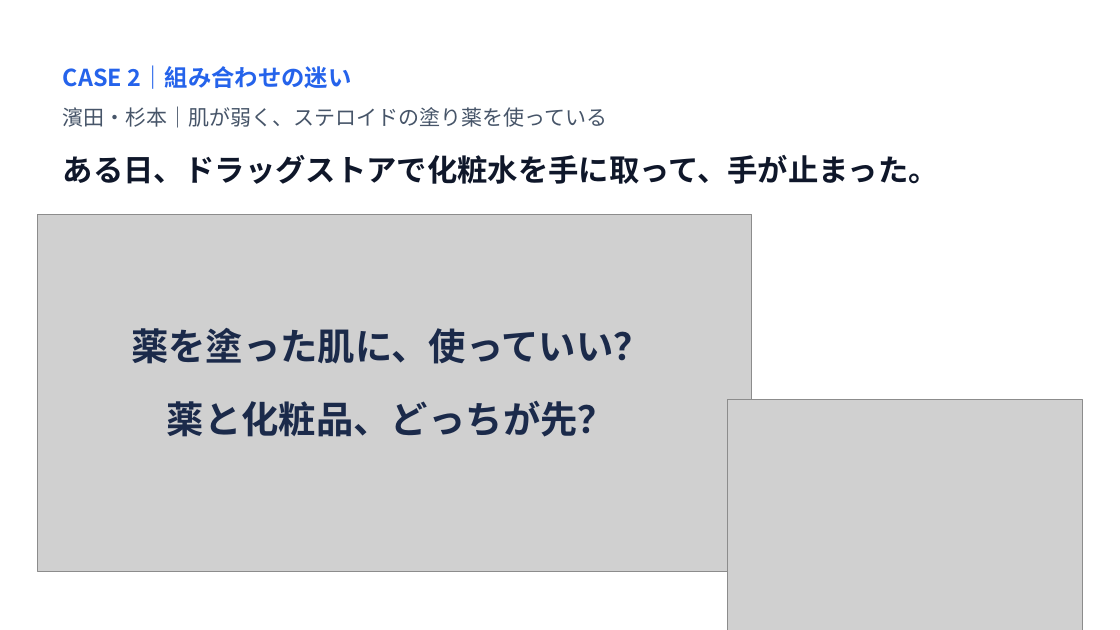
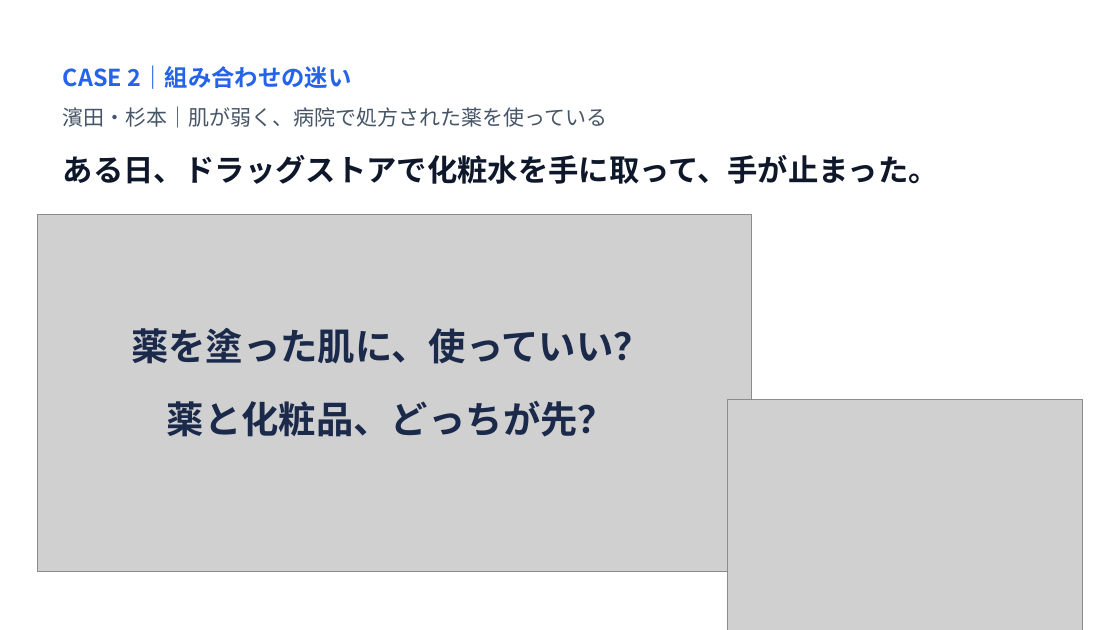
Before and after one commit to John-Frusciante/overlai, a slide deck: slide 3 of docs/ピッチ/Overlai_本選ピッチ.pptx. Drawn at 1120x630 pixels with LibreOffice and Linux fonts; fonts in the diff are those of the drawing; grey boxes stand for pictures. Boxes give left, top, right and bottom in pixels: in the first picture for what was removed or moved away, otherwise in the second. Text is boxed around its words. In the diff, an @@ line names an element or a change of style, - is before the commit and + after.

```diff
--- a/docs/ピッチ/Overlai_本選ピッチ.pptx
+++ b/docs/ピッチ/Overlai_本選ピッチ.pptx
@@ text at (x1=63, y1=106, x2=608, y2=128): text changed @@
-濱田・杉本｜肌が弱く、ステロイドの塗り薬を使っている
+濱田・杉本｜肌が弱く、病院で処方された薬を使っている
```
Also in this commit, not shown: 1 other slide changed, 2 other files.
